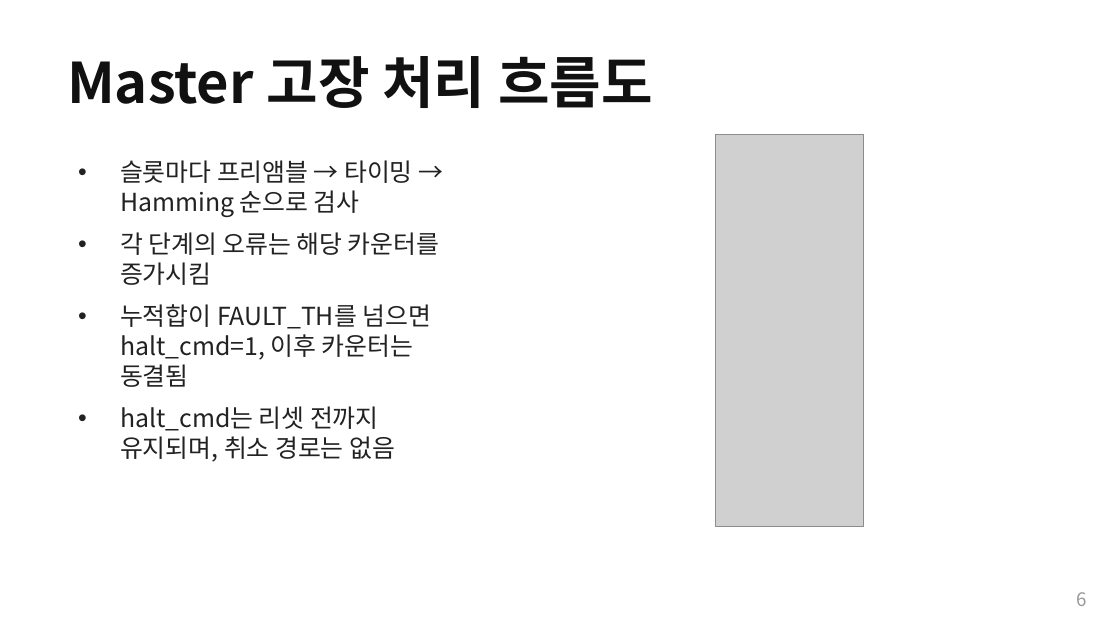
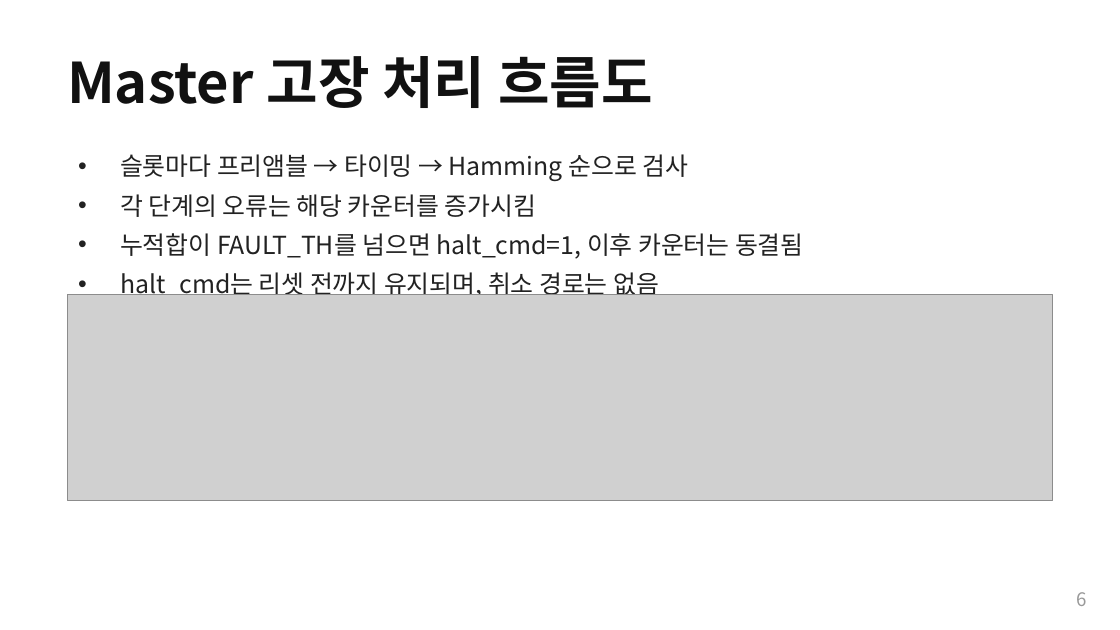
Before and after one commit to Woodong02/SoC_Design_and_Programming, a slide deck: slide 6 of section3_part2_internals.pptx. Drawn at 1120x630 pixels with LibreOffice and Linux fonts; fonts in the diff are those of the drawing; grey boxes stand for pictures. Boxes give left, top, right and bottom in pixels: in the first picture for what was removed or moved away, otherwise in the second. Text is boxed around its words. In the diff, an @@ line names an element or a change of style, - is before the commit and + after.

```diff
--- a/section3_part2_internals.pptx
+++ b/section3_part2_internals.pptx
@@ text "슬롯마다 프리앰블 → 타이밍 → ..." at [120, 154, 804, 300]: less space between paragraphs @@
@@ picture removed at [716, 134, 864, 526] @@
@@ picture added at [67, 295, 1053, 501] @@
```
Also in this commit, not shown: 1 other slide changed, 5 other files.
